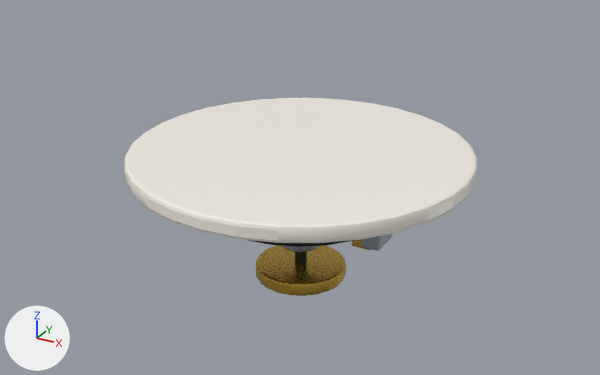
The FBX model Assets/MuseDesk/Art/Models/Spatial/CeilingMount.fbx: old version first, new version second.
Rendered twice from a camera (50 mm lens) standing at (0.312, -0.568, 0.249) and looking at (-0.005, 0.008, -0.039). The lights are fixed; the arrows at lower left show +X, +Y and +Z. The picture after the commit comes second. Where no turn or scale is listed for an object, it has been applied to the vertices.

Script lines for the objects in view, before the commit:
```python
me_cylinder = bpy.data.meshes.new('Cylinder')
me_cylinder.from_pydata(...)  # 1384 vertices, 1226 faces; spans x -0.145..0.145, y -0.145..0.145, z -0.111..0.007
# faces by material slot: [162, 142, 148, 224, 242, 308]
me_cylinder.materials.append(mat_mat_creamceramic)  # white #f4eee4
me_cylinder.materials.append(mat_mat_warmwood)  # brown #c89d77
me_cylinder.materials.append(mat_mat_charcoalvisor)  # black #21242b
me_cylinder.materials.append(mat_mat_researcher_teal)  # cyan #47bbad
me_cylinder.materials.append(mat_mat_brass)  # yellow #d9b047
me_cylinder.materials.append(mat_mat_brushedmetal)  # grey #a6afb9
ob_ceilingmount_mesh = bpy.data.objects.new('CeilingMount_Mesh', me_cylinder)
ob_ceilingmount_mesh.location = (0.0, 0.0, -0.007)
```
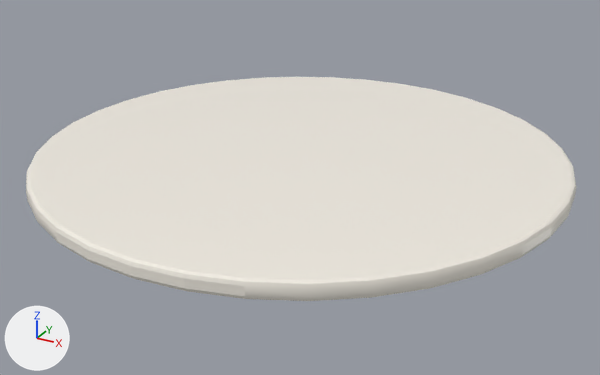
Location of each change, (x1, y1, x2, y2) in pixels of the pictures (600 x 375 px; the box of a moved part takes in the faces that stretch with it):
```json
{"object": "CeilingMount_Mesh", "change": "reshaped", "before": [124, 98, 477, 296], "after": [26, 77, 576, 301], "on screen": "56% wider, 13% taller"}
{"part": 1, "of": "me_cylinder", "change": "moved or reshaped", "before": [256, 245, 346, 296], "on screen": "not visible afterwards"}
{"part": 2, "of": "me_cylinder", "change": "rebuilt", "before": [124, 98, 477, 243], "after": [26, 77, 576, 301], "on screen": "56% wider, 54% taller"}
{"part": 3, "of": "me_cylinder", "change": "built on", "before": [248, 240, 353, 247]}
```

Scene script edits in JSON lines:
```json
{"op": "add", "block": "mat_mat_statuscyan", "code": ["mat_mat_statuscyan = principled_material('Mat_StatusCyan')", "mat_mat_statuscyan.base_color = (0.0509, 0.638, 0.89)  # cyan #40d1f2", "mat_mat_statuscyan.roughness = 0.2", "mat_mat_statuscyan.emission_color = (0.0509, 0.638, 0.89)  # cyan #40d1f2", "mat_mat_statuscyan.emission_strength = 0.85"]}
{"block": "me_cylinder", "where": "# used by ob_ceilingmount_mesh; location = (0.0, 0.0, -0.007)"}
{"op": "remove", "block": "me_cylinder", "code": "me_cylinder.from_pydata(...)  # 1384 vertices, 1226 faces; spans x -0.145..0.145, y -0.145..0.145, z -0.111..0.007"}
{"op": "add", "block": "me_cylinder", "code": "me_cylinder.from_pydata(...)  # 2332 vertices, 2140 faces; spans x -0.22..0.22, y -0.22..0.22, z -0.111..0.007"}
{"block": "me_cylinder", "change": "me_cylinder part 1: the loose piece of 132 vertices spanning x -0.04..0.04, y -0.04..0.04, z -0.111..-0.099 is scaled about its middle by (1.05, 1.05, 1)"}
{"block": "me_cylinder", "change": "me_cylinder part 2: the loose piece of 192 vertices spanning x -0.145..0.145, y -0.145..0.145, z -0.007..0.007 is rebuilt with 216 vertices and now spans x -0.22..0.22, y -0.22..0.22, z -0.007..0.007"}
{"block": "me_cylinder", "change": "me_cylinder part 3: 104 vertices moved from x -0.042..0.042, y -0.022..0.022, z -0.042..-0.02 to x -0.052..0.052, y -0.022..0.022, z -0.042..-0.02; 380 vertices removed from x -0.09..0.09, y -0.09..0.09, z -0.041..-0.009"}
{"block": "me_cylinder", "change": "other edits to the shape of me_cylinder do not show in these pictures"}
{"op": "add", "block": "me_cylinder", "code": "me_cylinder.materials.append(mat_mat_statuscyan)  # cyan #40d1f2, glowing cyan #40d1f2"}
```
